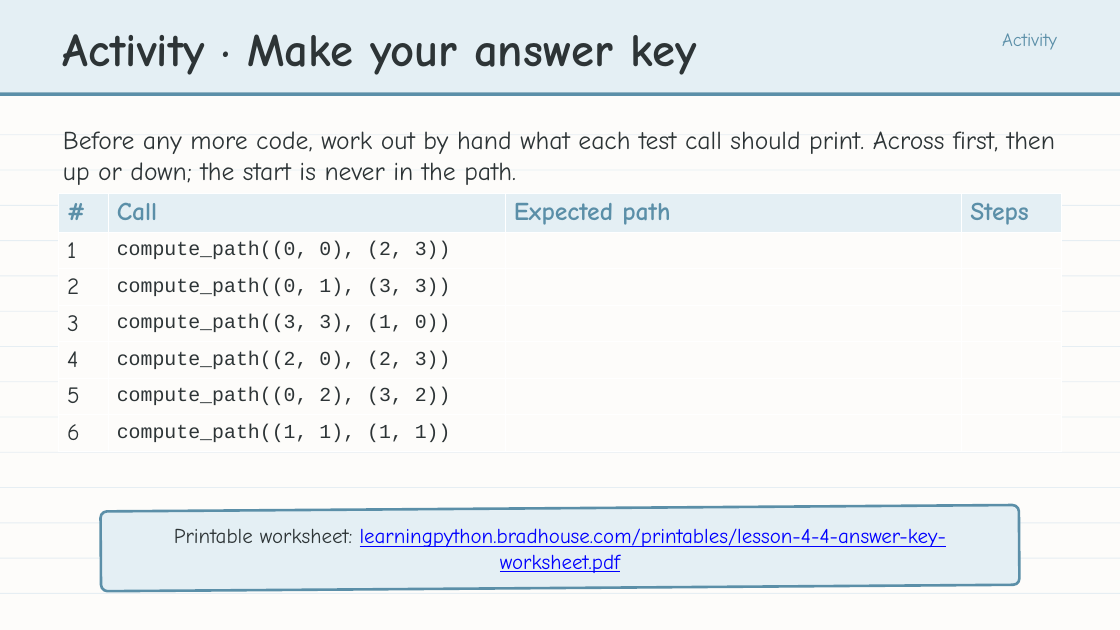
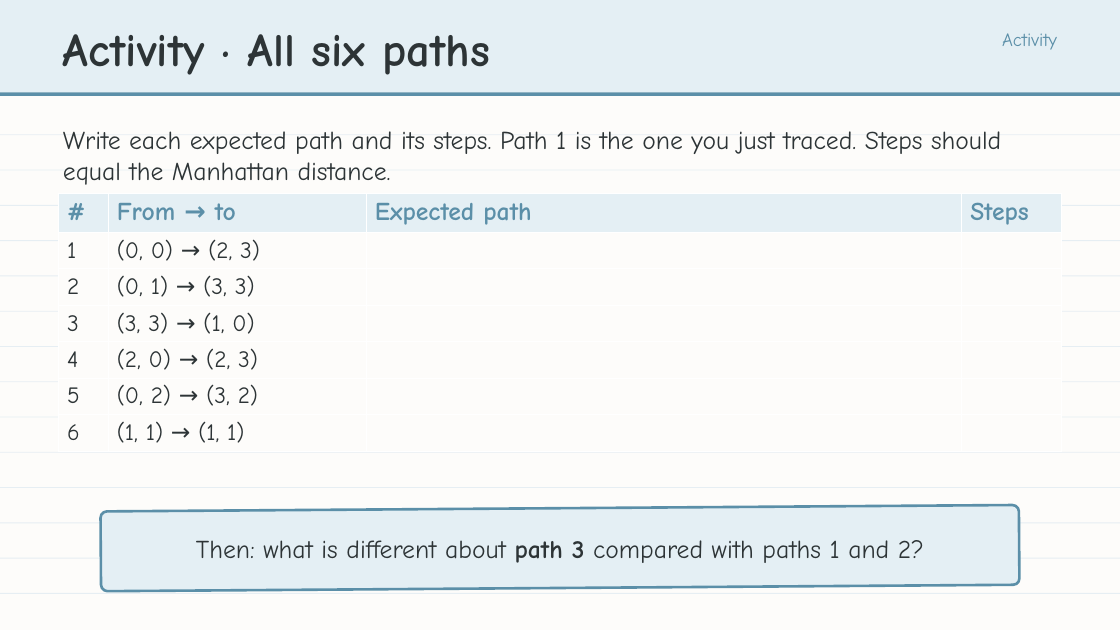
Before and after one commit to bradamiller/LearningPython, a slide deck: slide 7 of static/slides/module-04-manhattan/module-4-lesson-04-the-manhattan-algorithm.pptx (slide 15 before the commit). Drawn at 1120x630 pixels with LibreOffice and Linux fonts; fonts in the diff are those of the drawing. Boxes give left, top, right and bottom in pixels: in the first picture for what was removed or moved away, otherwise in the second. Text is boxed around its words. In the diff, an @@ line names an element or a change of style, - is before the commit and + after.

```diff
--- a/static/slides/module-04-manhattan/module-4-lesson-04-the-manhattan-algorithm.pptx
+++ b/static/slides/module-04-manhattan/module-4-lesson-04-the-manhattan-algorithm.pptx
@@ text at (x1=63, y1=34, x2=490, y2=75): text changed @@
-Activity · Make your answer key
+Activity · All six paths
@@ text at (x1=63, y1=131, x2=1001, y2=185): text changed @@
-Before any more code, work out by hand what each test call should print. Across first, then up or down; the start is never in the path.
+Write each expected path and its steps. Path 1 is the one you just traced. Steps should equal the Manhattan distance.
@@ table at (x1=59, y1=193, x2=1061, y2=447) @@
-row 1, column 2: Call
+row 1, column 2: From → to
-row 2, column 2: compute_path((0, 0), (2, 3))
+row 2, column 2: (0, 0) → (2, 3)
-row 3, column 2: compute_path((0, 1), (3, 3))
+row 3, column 2: (0, 1) → (3, 3)
-row 4, column 2: compute_path((3, 3), (1, 0))
+row 4, column 2: (3, 3) → (1, 0)
-row 5, column 2: compute_path((2, 0), (2, 3))
+row 5, column 2: (2, 0) → (2, 3)
-row 6, column 2: compute_path((0, 2), (3, 2))
+row 6, column 2: (0, 2) → (3, 2)
-row 7, column 2: compute_path((1, 1), (1, 1))
+row 7, column 2: (1, 1) → (1, 1)
@@ text at (x1=196, y1=540, x2=924, y2=563): text changed; size 18 to 22 pt; text colour #0000FF to #2D3436 @@
-Printable worksheet: learningpython.bradhouse.com/printables/lesson-4-4-answer-key-worksheet.pdf
+Then: what is different about path 3 compared with paths 1 and 2?
```
Also in this commit, not shown: 1 other slide changed, 4 slides removed, 5 other files.
